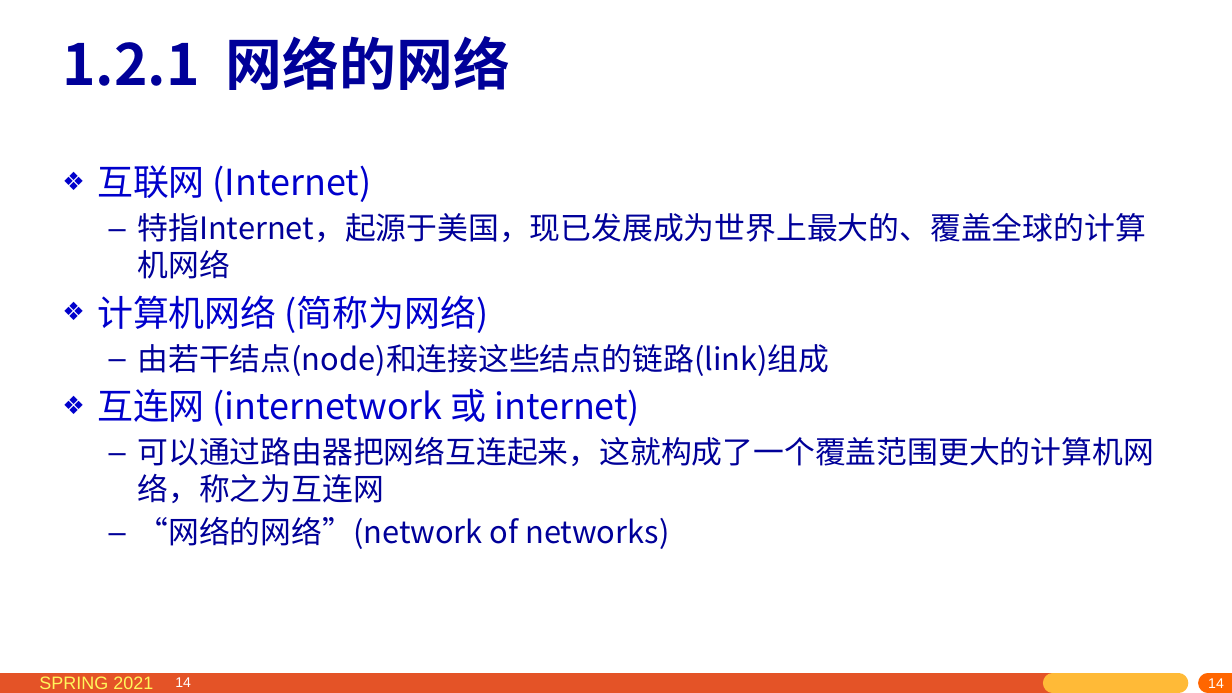
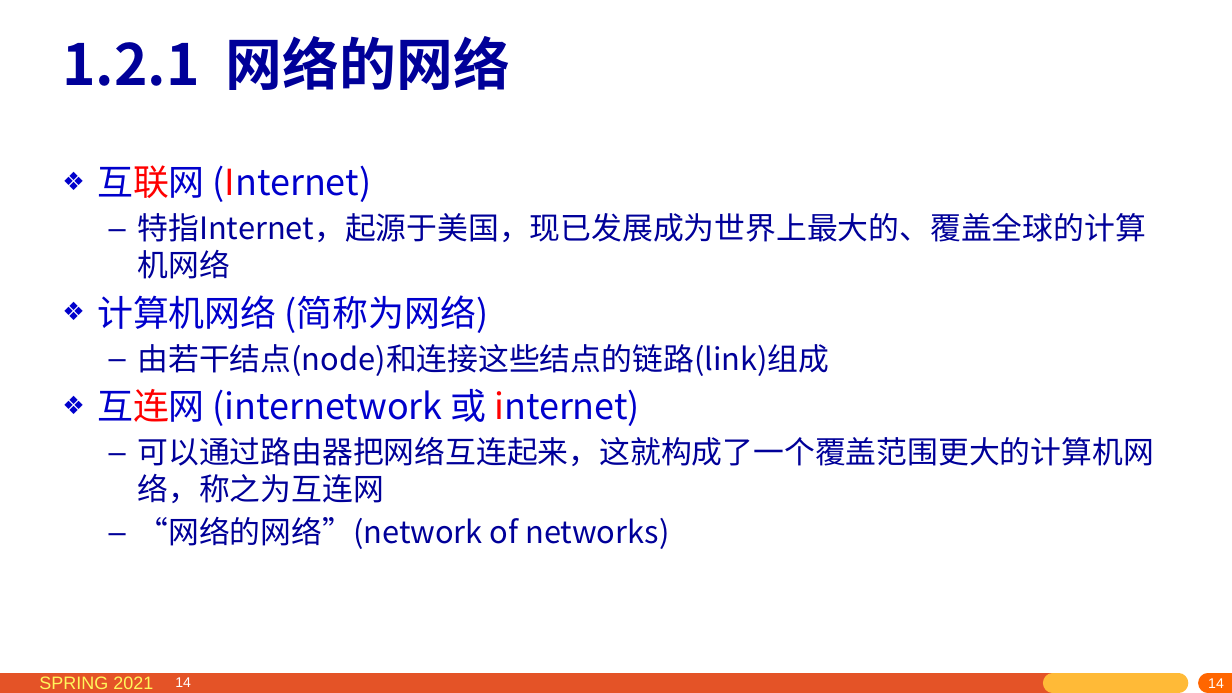
Before and after one commit to network-whu/2021, a slide deck: slide 14 of slides/instruction/01.pptx. Drawn at 1232x693 pixels with LibreOffice and Linux fonts; fonts in the diff are those of the drawing. Boxes give left, top, right and bottom in pixels: in the first picture for what was removed or moved away, otherwise in the second. Text is boxed around its words. In the diff, an @@ line names an element or a change of style, - is before the commit and + after.

```diff
--- a/slides/instruction/01.pptx
+++ b/slides/instruction/01.pptx
@@ text at (97,165,640,426): text colour #0000CC to #FF0000 in "互联网 (Internet)", "互连网 internet)" @@
```
Also in this commit, not shown: 8 other slides changed.
